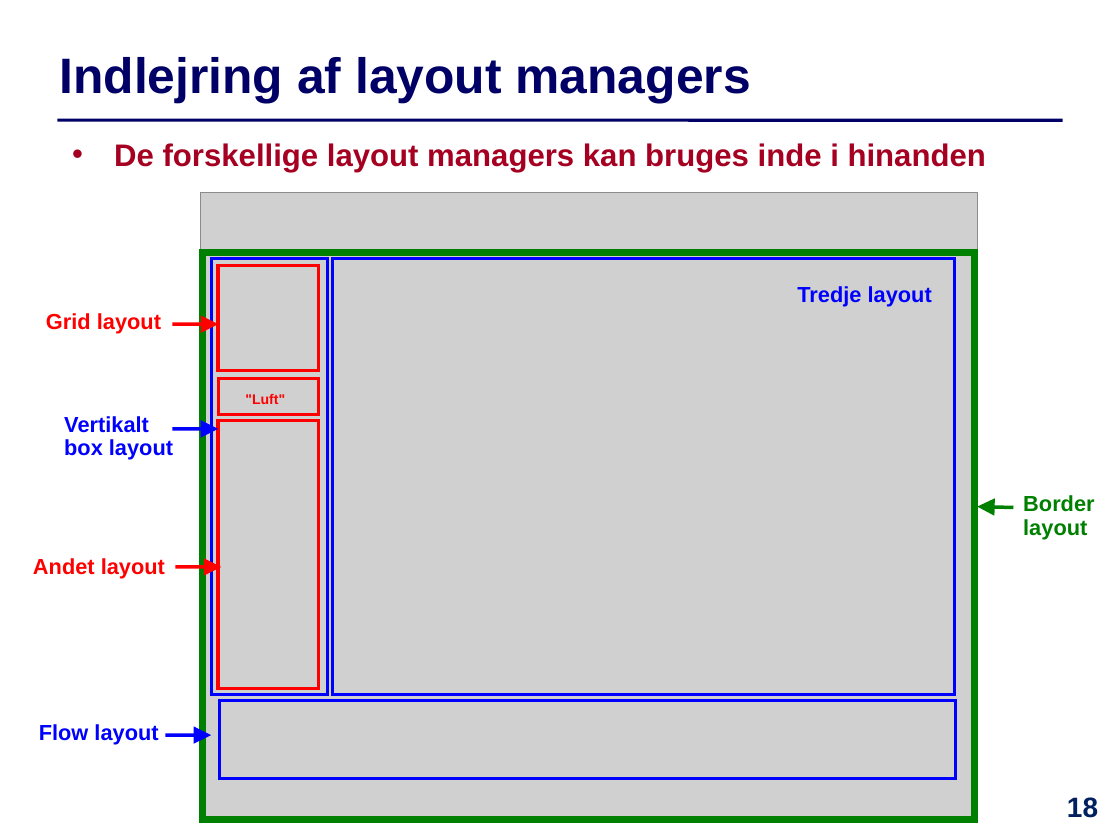
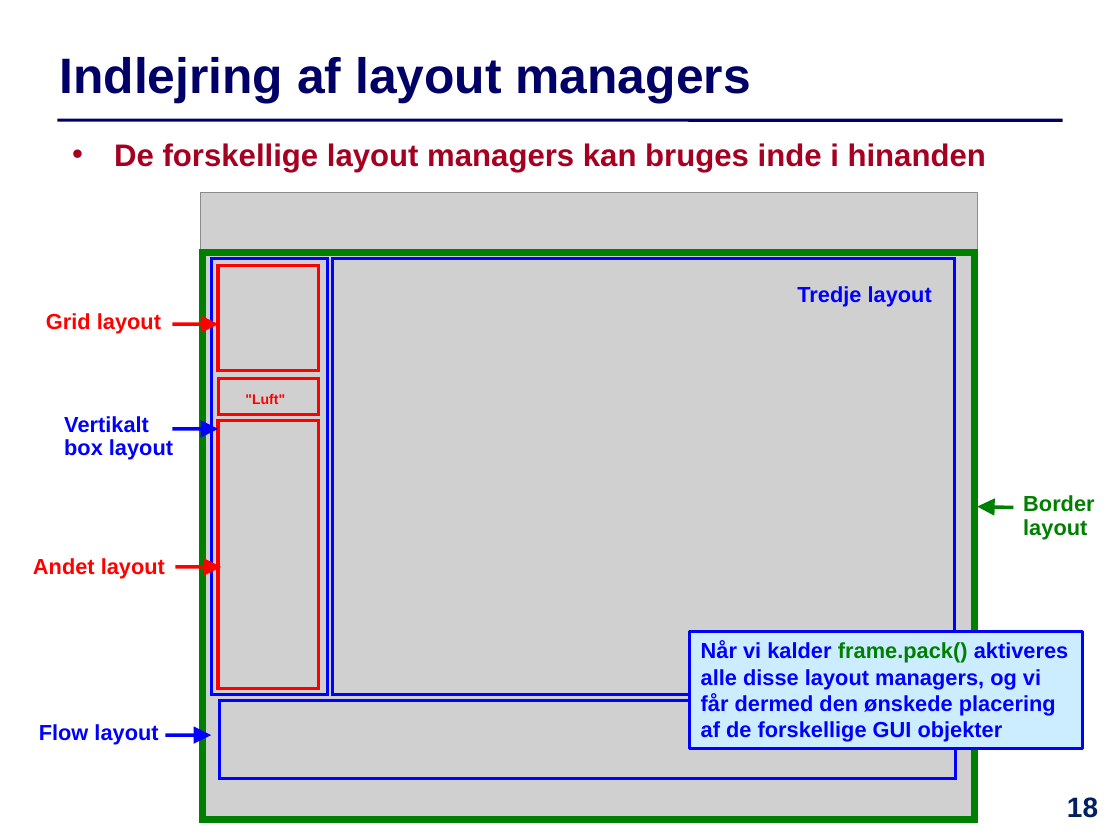
Before and after one commit to IntProgAU/Materiale, a slide deck: slide 18 of web/e23/uge_13/Slides-Uge13.pptx. Drawn at 1120x840 pixels with LibreOffice and Linux fonts; fonts in the diff are those of the drawing; grey boxes stand for pictures. Boxes give left, top, right and bottom in pixels: in the first picture for what was removed or moved away, otherwise in the second. Text is boxed around its words. In the diff, an @@ line names an element or a change of style, - is before the commit and + after.

```diff
--- a/web/e23/uge_13/Slides-Uge13.pptx
+++ b/web/e23/uge_13/Slides-Uge13.pptx
@@ rectangle added at box(690, 632, 1083, 748), fill #CCECFF, outline #0000FF 2.25 pt, 14 pt, text #0000FF, bold @@
+Når vi kalder frame.pack() aktiveres alle disse layout managers, og vi får dermed den ønskede placering af de forskellige GUI objekter
```
Also in this commit, not shown: 13 other slides changed, 1 other file.
